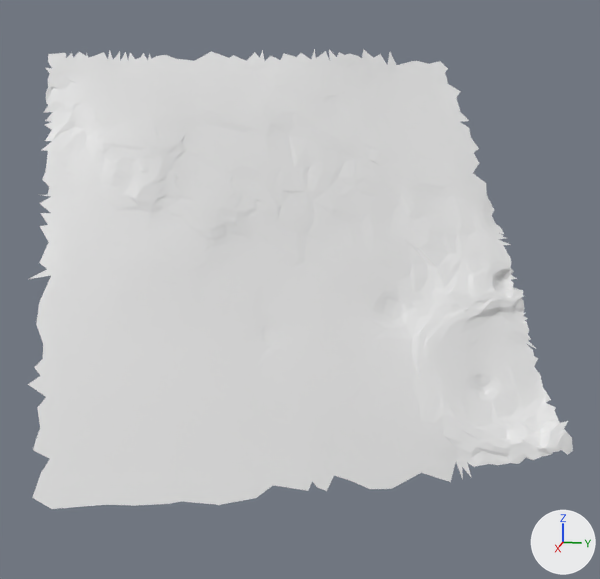
Two versions of the glTF model moon small_tiles/tile_089.glb, one commit apart.
The view is the same before and after, from a camera (50 mm lens) standing at (29.95, 11.74, 18.21) and looking at (21.26, 10.0, 16.04). The lights are fixed; the arrows at lower right show +X, +Y and +Z. The first picture is the older version. Vertices at exactly the same position are counted once.

Before the edit, the objects in view are built like this:
```python
me_t89 = bpy.data.meshes.new('t89')
me_t89.from_pydata(...)  # 2148 vertices, 4059 faces; spans x 18.89..23.47, y 7.04..12.95, z 14.22..18.64
ob_t89 = bpy.data.objects.new('t89', me_t89)
ob_t89.location = (0.0, 0.0, 0.0)
```
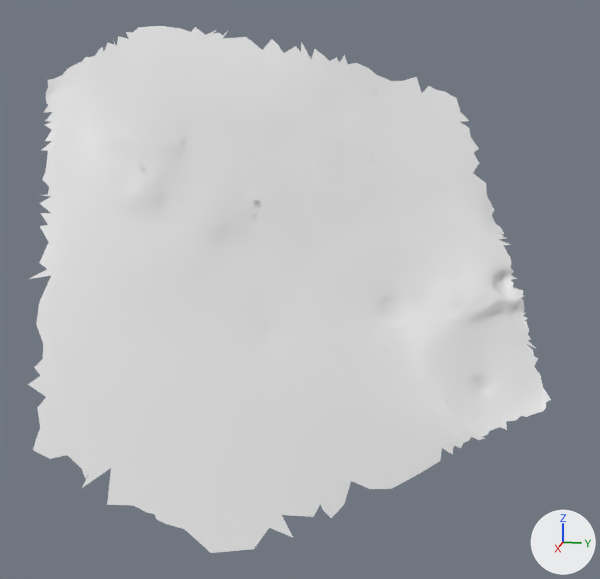
The change, as JSON lines over the scene's bpy script:
```json
{"block": "me_t89", "where": "# used by ob_t89; location = (0.0, 0.0, 0.0)"}
{"op": "remove", "block": "me_t89", "code": "me_t89.from_pydata(...)  # 2148 vertices, 4059 faces; spans x 18.89..23.47, y 7.04..12.95, z 14.22..18.64"}
{"op": "add", "block": "me_t89", "code": "me_t89.from_pydata(...)  # 2095 vertices, 3968 faces; spans x 19.21..23.29, y 7.11..12.74, z 13.89..18.89"}
{"block": "me_t89", "change": "me_t89 part 1"}
{"block": "me_t89", "change": "4 vertices are removed from x 23.33..23.47, y 7.88..8.09, z 14.36..14.66"}
{"block": "me_t89", "change": "11 faces are deleted"}
{"block": "me_t89", "change": "21 vertices are added at x 22.48..23.2, y 8.91..10.69, z 13.89..14.27"}
{"block": "me_t89", "change": "38 new faces join them"}
{"block": "me_t89", "change": "me_t89 part 2"}
{"block": "me_t89", "change": "46 vertices are removed from x 18.89..21.08, y 7.04..11.61, z 18.13..18.64"}
{"block": "me_t89", "change": "77 faces are deleted"}
{"block": "me_t89", "change": "68 vertices are added at x 19.75..20.71, y 7.55..9.72, z 18.58..18.89"}
{"block": "me_t89", "change": "136 new faces join them"}
{"block": "me_t89", "change": "me_t89 part 3"}
{"block": "me_t89", "change": "92 vertices are removed from x 21.18..21.91, y 11.72..12.95, z 14.22..14.85"}
{"block": "me_t89", "change": "177 faces are deleted"}
```

Boxes [x1, y1, x2, y2] around the edits, measured in the pictures (600 x 579 px):
```json
{"object": "t89", "change": "reshaped", "before": [28, 49, 573, 509], "after": [28, 26, 551, 553], "on screen": "15% taller"}
{"part": 1, "of": "me_t89", "change": "built on", "before": [32, 455, 111, 509], "after": [135, 476, 351, 553]}
{"part": 2, "of": "me_t89", "change": "reshaped", "before": [45, 49, 461, 98], "after": [96, 26, 321, 61]}
{"part": 3, "of": "me_t89", "change": "deleted", "before": [422, 403, 573, 482]}
```
